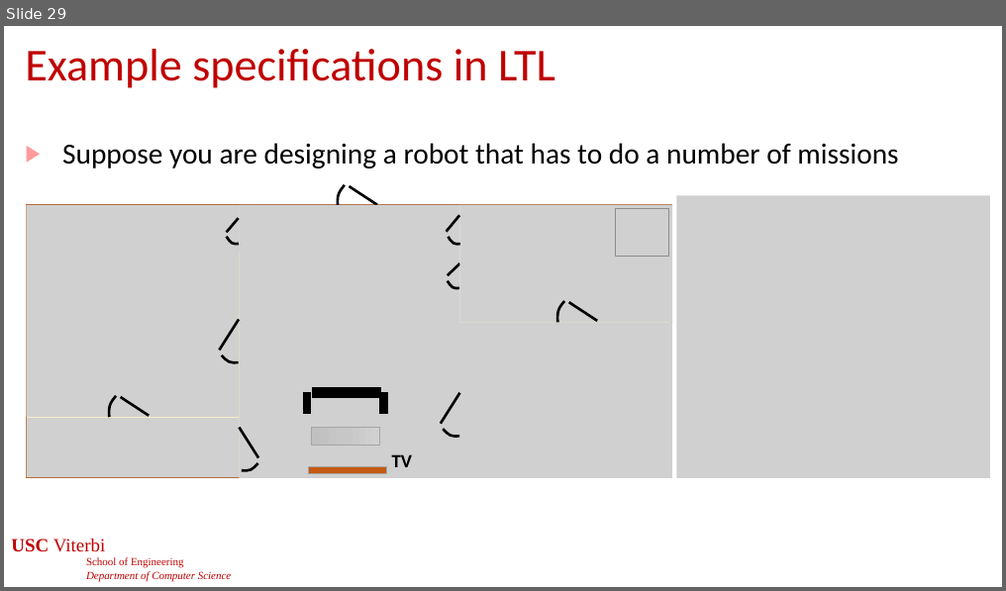
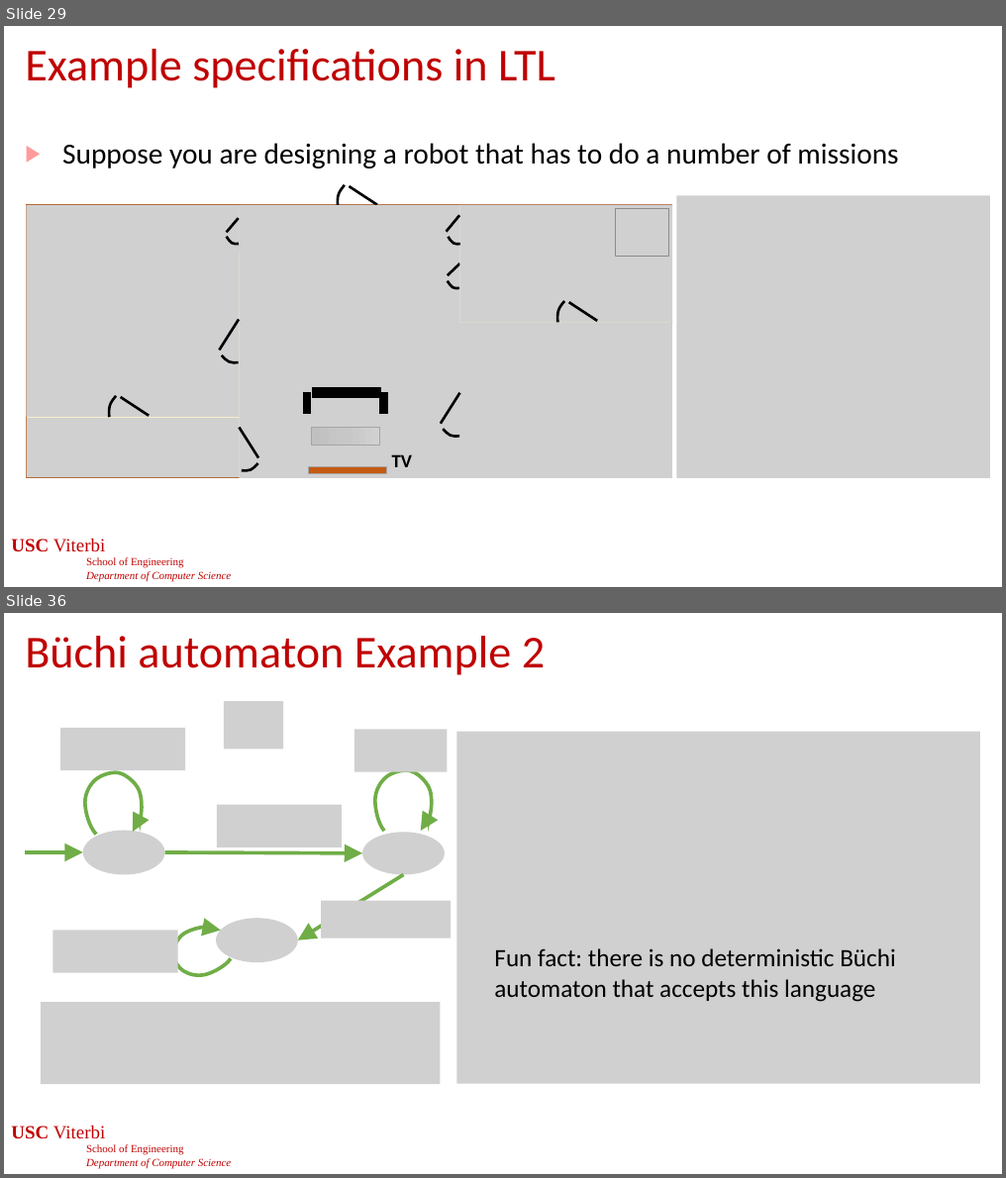
Before and after one commit to jdeshmukh/jdeshmukh.github.io, a slide deck: teaching/cs513slides/lecture6-Requirements and LTL.pptx. Shown one above the other, each under a label of ours: slide 29 before the commit, slides 29 and 36 after it; the slides between them are not shown. The pictures are 1006x591 and 1006x1178 pixels, drawn with LibreOffice and Linux fonts; fonts in the diff are those of the drawing; grey boxes stand for pictures; background and template pictures are left out. Boxes give left, top, right and bottom in pixels: in the first picture for what was removed or moved away, otherwise in the second. Text is boxed around its words. In the diff, an @@ line names an element or a change of style, - is before the commit and + after.

```diff
--- a/teaching/cs513slides/lecture6-Requirements and LTL.pptx
+++ b/teaching/cs513slides/lecture6-Requirements and LTL.pptx
@@ slide 36 added at (4,613,1002,1174), background #FFFFFF; not listed: 1 template element that a slide beside it also shows @@
@@ title added at (25,636,545,675), 44 pt, text #C00000 @@
+Büchi automaton Example 2
@@ group added at (25,701,448,875): 6 pictures, 2 freeform shapes, 1 arrow @@
@@ picture added at (456,731,980,1084) @@
@@ arrow added from (165, 853) to (362, 854), #70AD47 3.5 pt @@
@@ arrow added from (404, 875) to (298, 940), #70AD47 3.5 pt @@
@@ picture added at (321,900,450,938) @@
@@ picture added at (53,931,177,973) @@
@@ freeform shape added at (169,925,232,979), outline #70AD47 3.5 pt @@
@@ picture added at (216,919,297,963) @@
@@ text added at (494,949,896,1002), 24 pt, text #000000 @@
+  Fun fact: there is no deterministic Büchi automaton that accepts this language
@@ picture added at (41,1002,441,1084) @@
@@ page number added at (391,1134,616,1163), 24 pt, text #FFFFFF @@
+36
```
Also in this commit, not shown: 1 slide changed, 11 other slides added.
